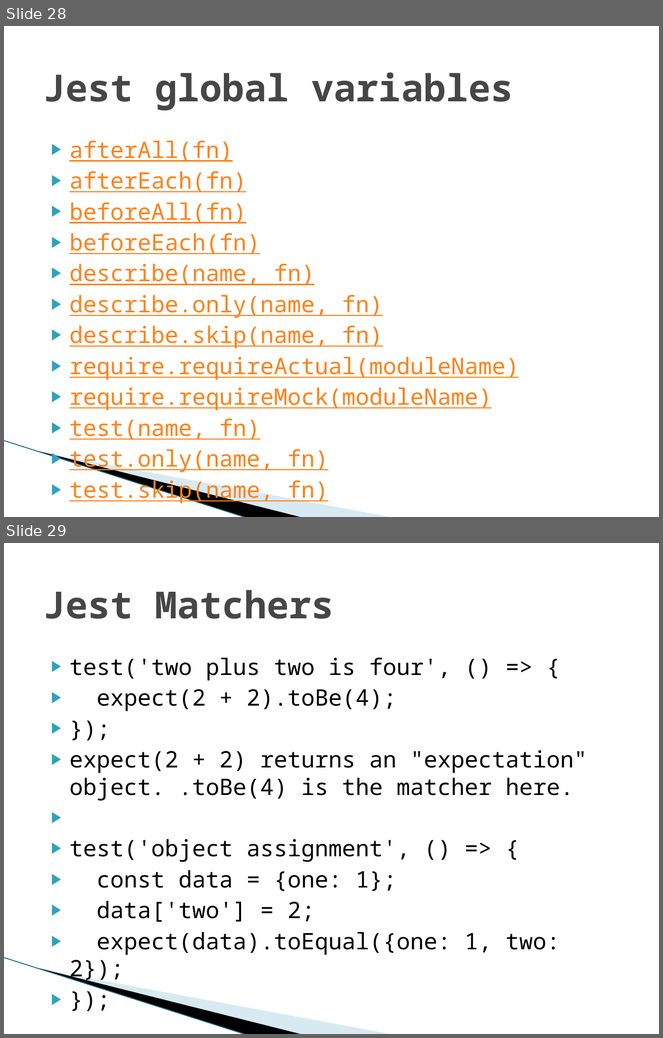
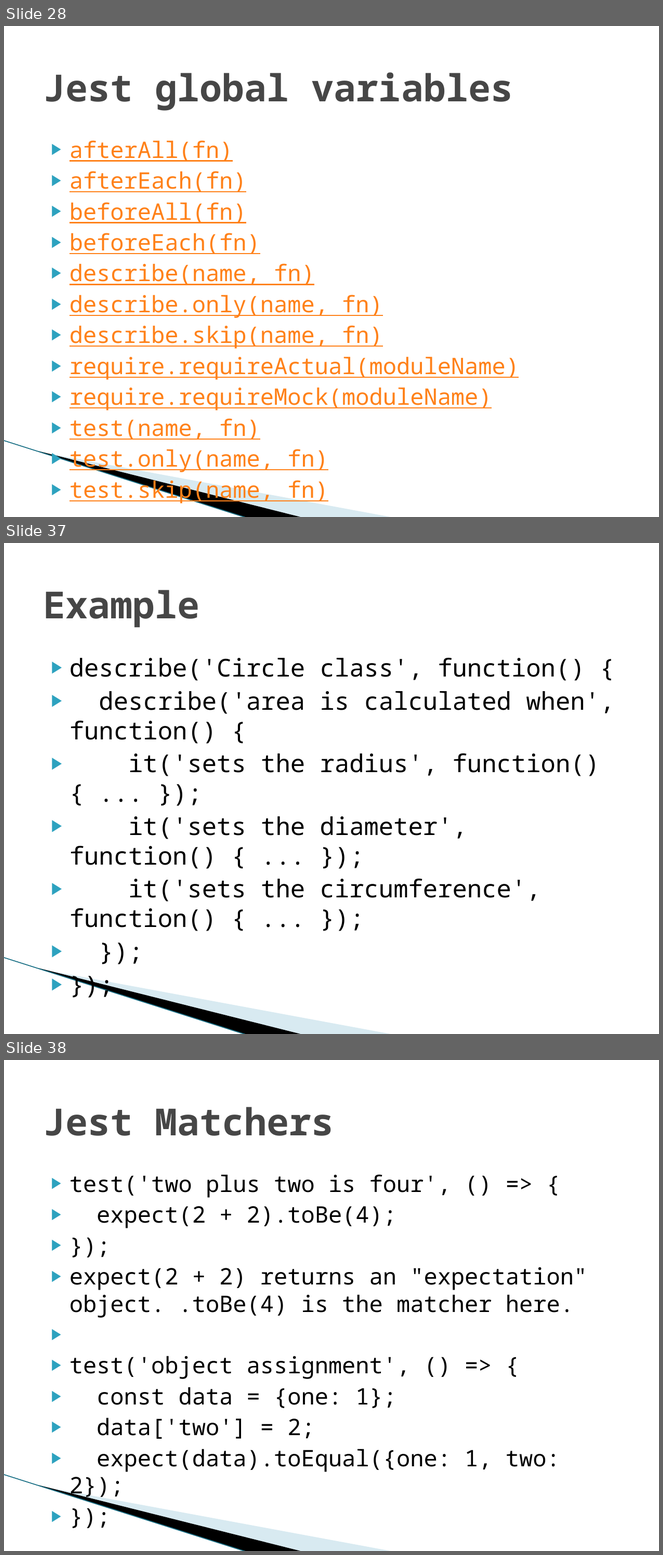
Before and after one commit to vsingh-techracers/sample-redux-app, a slide deck: Jest-presentation.pptx. Shown one above the other, each under a label of ours: slides 28 and 29 before the commit, slides 28, 37 and 38 after it; the slides between them are not shown. The pictures are 663x1038 and 663x1555 pixels, drawn with LibreOffice and Linux fonts; fonts in the diff are those of the drawing; background and template pictures are left out. Boxes give left, top, right and bottom in pixels: in the first picture for what was removed or moved away, otherwise in the second. Text is boxed around its words. In the diff, an @@ line names an element or a change of style, - is before the commit and + after.

```diff
--- a/Jest-presentation.pptx
+++ b/Jest-presentation.pptx
@@ slide 37 added at [4,543,659,1034], background #FFFFFF; not listed: 3 template elements that a slide beside it also shows @@
@@ title added at [43,590,200,628], 41 pt, text #464646, bold @@
+Example
@@ text added at [70,658,614,931], 27 pt, text #000000 @@
+▶ describe('Circle class', function() {
+▶ describe('area is calculated when', function() {
+▶ it('sets the radius', function() { ... });
+▶ it('sets the diameter', function() { ... });
+▶ it('sets the circumference', function() { ... });
+▶ });
+▶ });
@@ what was slide 29 is now slide 38 @@
```
Also in this commit, not shown: 1 slide changed, 15 other slides added.
